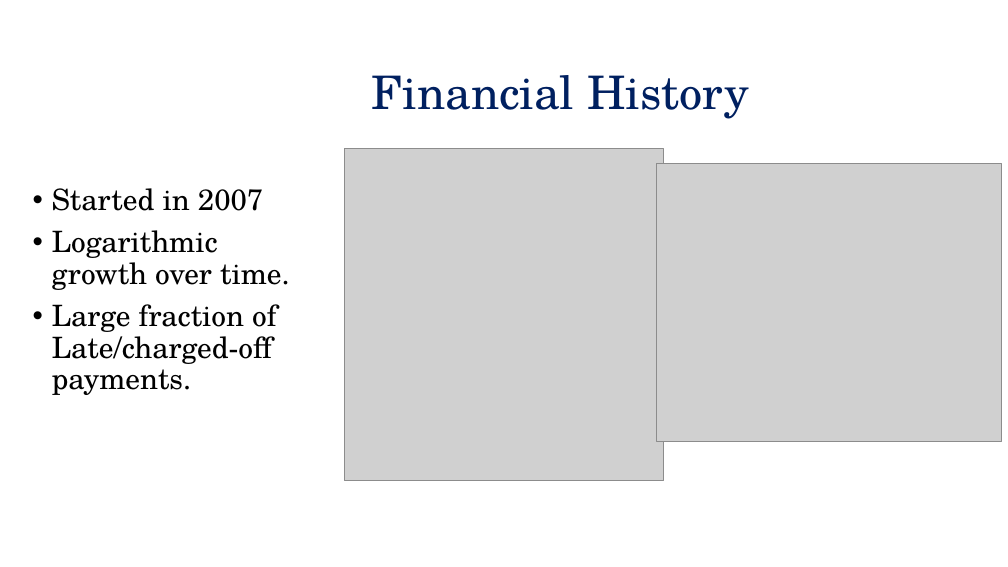
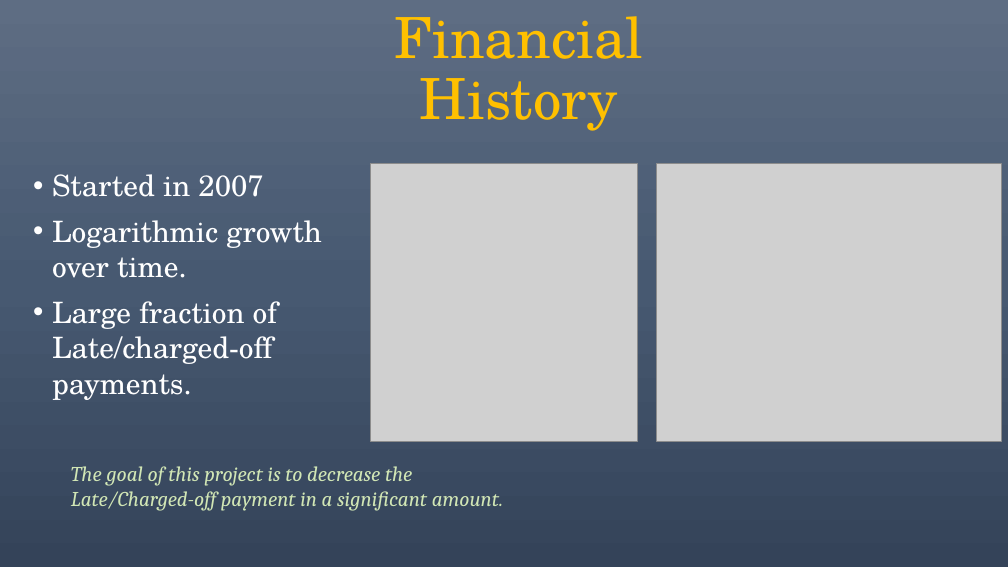
Before and after one commit to lekhnath12/CAPSTONE_II, a slide deck: slide 3 of Slide Deck.pptx. Drawn at 1008x567 pixels with LibreOffice and Linux fonts; fonts in the diff are those of the drawing; grey boxes stand for pictures. Boxes give left, top, right and bottom in pixels: in the first picture for what was removed or moved away, otherwise in the second. Text is boxed around its words. In the diff, an @@ line names an element or a change of style, - is before the commit and + after.

```diff
--- a/Slide Deck.pptx
+++ b/Slide Deck.pptx
@@ background #FFFFFF to gradient #5E6D85 to #495A73 to #35445A @@
@@ title "Financial History": place and size @@
-title "Financial History" at box(372, 75, 748, 119)
+title "Financial History" at box(395, 16, 644, 131)
@@ title "Financial History" at box(395, 16, 644, 131): size 44 to 54 pt, text colour #002060 to #FFC000 @@
@@ text "Started in 2007": place and size @@
-text "Started in 2007" at box(52, 188, 290, 395)
+text "Started in 2007" at box(52, 174, 322, 400)
@@ text "Started in 2007" at box(52, 174, 322, 400): text colour #000000 to #FFFFFF; line spacing 0.9 to 1 @@
@@ picture: place and size @@
-picture at box(344, 149, 664, 481)
+picture at box(371, 163, 637, 441)
@@ text added at box(71, 466, 504, 511), 20 pt, text #D1E6B5, italic @@
+  The goal of this project is to decrease the Late/Charged-off payment in a significant amount.
```
Also in this commit, not shown: 15 other slides changed.
